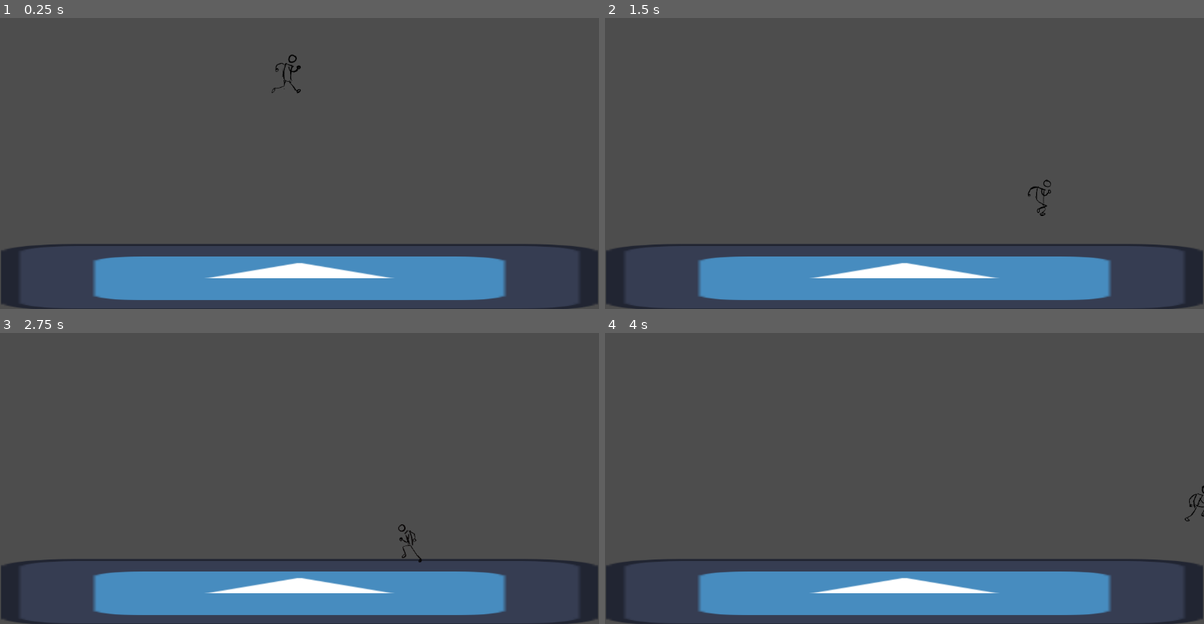
Above: before the commit, frames 1-4 (two rows, left to right).
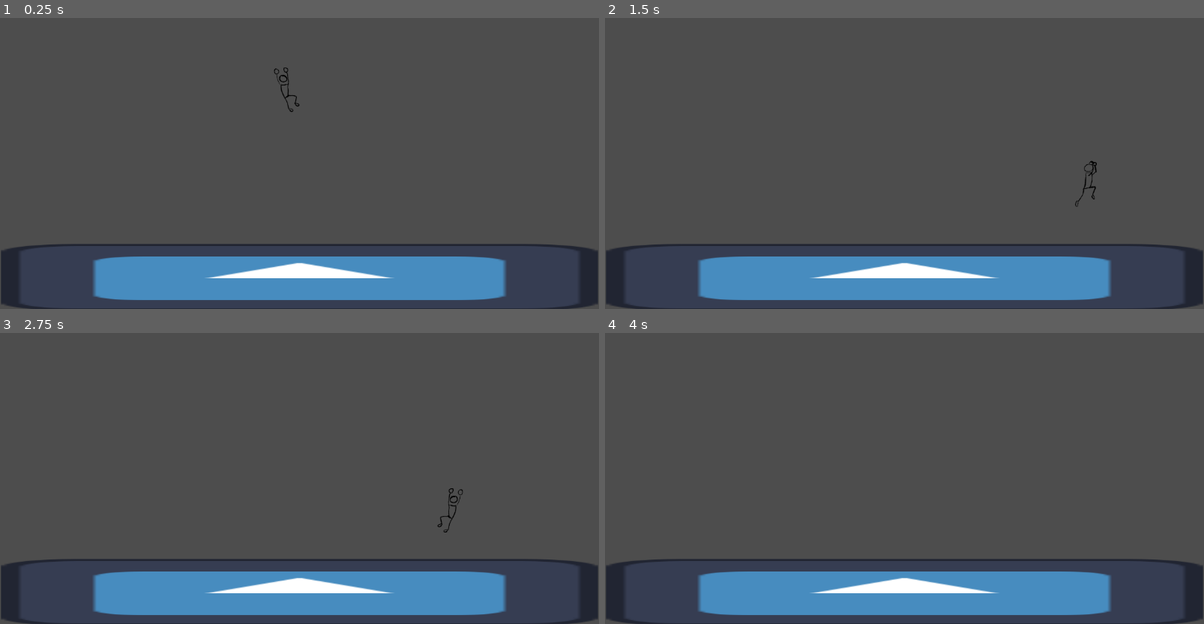
Above: after the commit, the same moments.

Repository: Tetherist/2d-project
Game: Godot game, scene res://Scenes/world.tscn
Two runs of this game, one before a commit and one after it. Both use one fixed random seed, a clock stepped at 60 frames per second and the inputs below. The engine's default icon, where the game draws it, is replaced by a stand-in: a white triangle on a blue panel in a dark square.
Inputs:
- Up to frame 1 (0.25 s): no input
- Up to frame 2 (1.5 s): hold W (jump) 0.53-1.28 s; hold D (move_right) from 0.53 s (still down); tap W (jump) at 1.35 s
- Up to frame 3 (2.75 s): tap W (jump) at 1.52, 1.82 s; release D (move_right) at 2.03 s; hold A (move_left) from 2.03 s (still down); hold W (jump) from 2.03 s (still down)
- Up to frame 4 (4 s): release A (move_left) at 2.78 s; release W (jump) at 2.78 s; hold D (move_right) from 2.78 s (still down); tap W (jump) at 2.85, 3.02, 3.32 s; hold W (jump) from 3.53 s (still down)

The runs differ from the first frame. In frame 1, 0.2% of the frame differs, in the area x 45-51%, y 12-33%; in frame 2, 0.2%; in frame 3, 0.2%; in frame 4, less than 0.1%.

Commit message:
added some things
- variable jump height
- gravity decreasing when apex of jump is reached
- jump animations :P

Diff:
--- a/Scenes/player.tscn
+++ b/Scenes/player.tscn
@@ -1,9 +1,12 @@
-[gd_scene load_steps=27 format=3 uid="uid://dwrvbwfrrf0mw"]
+[gd_scene load_steps=34 format=3 uid="uid://dwrvbwfrrf0mw"]
 
 [ext_resource type="Script" uid="uid://c4tlwuxgjjmhd" path="res://Scripts/player.gd" id="1_cvnsp"]
 [ext_resource type="Texture2D" uid="uid://d0kno6aentxq5" path="res://Art/Animations/Stickman-Dude/Idle/frame0001.png" id="2_fs7ks"]
+[ext_resource type="Texture2D" uid="uid://kebjf5osd2wx" path="res://Art/Animations/Stickman-Dude/Jump/jump0004.png" id="2_ypfnu"]
 [ext_resource type="Texture2D" uid="uid://ce0sk2c456hpa" path="res://Art/Animations/Stickman-Dude/Idle/frame0002.png" id="3_l6n3p"]
+[ext_resource type="Texture2D" uid="uid://bgrgo5oyx8i3k" path="res://Art/Animations/Stickman-Dude/Jump/jump0005.png" id="3_xuaoq"]
 [ext_resource type="Texture2D" uid="uid://hy2cy7iuwdam" path="res://Art/Animations/Stickman-Dude/Idle/frame0003.png" id="4_olqyp"]
+[ext_resource type="Texture2D" uid="uid://d1va2rvibk3ka" path="res://Art/Animations/Stickman-Dude/Jump/jump0007.png" id="4_wohnl"]
 [ext_resource type="Texture2D" uid="uid://bw1sk403sw73v" path="res://Art/Animations/Stickman-Dude/Idle/frame0004.png" id="5_wpjfl"]
 [ext_resource type="Texture2D" uid="uid://t7a0vvc1f3hb" path="res://Art/Animations/Stickman-Dude/Idle/frame0005.png" id="6_bi64h"]
 [ext_resource type="Texture2D" uid="uid://bq4j1fr0oy4b" path="res://Art/Animations/Stickman-Dude/Idle/frame0006.png" id="7_2ijsl"]
@@ -13,9 +16,13 @@
 [ext_resource type="Texture2D" uid="uid://dws82qh20xli8" path="res://Art/Animations/Stickman-Dude/Idle/frame0010.png" id="11_fs7ks"]
 [ext_resource type="Texture2D" uid="uid://ce6praussv1n2" path="res://Art/Animations/Stickman-Dude/Running/frame0011.png" id="12_83xs0"]
 [ext_resource type="Texture2D" uid="uid://df1auydrjwwm0" path="res://Art/Animations/Stickman-Dude/Running/frame0012.png" id="13_ypfnu"]
+[ext_resource type="Texture2D" uid="uid://dp2vbjhvd7p86" path="res://Art/Animations/Stickman-Dude/Jump/jump0001.png" id="14_wohnl"]
 [ext_resource type="Texture2D" uid="uid://bwlw1ekt67ayu" path="res://Art/Animations/Stickman-Dude/Running/frame0013.png" id="14_xuaoq"]
+[ext_resource type="Texture2D" uid="uid://bqwldqqbwnk1e" path="res://Art/Animations/Stickman-Dude/Jump/jump0006.png" id="15_36dho"]
 [ext_resource type="Texture2D" uid="uid://bldcys7gwkaj2" path="res://Art/Animations/Stickman-Dude/Running/frame0014.png" id="15_wohnl"]
 [ext_resource type="Texture2D" uid="uid://yio6bwbhs8f4" path="res://Art/Animations/Stickman-Dude/Running/frame0015.png" id="16_36dho"]
+[ext_resource type="Texture2D" uid="uid://3inu8tdei621" path="res://Art/Animations/Stickman-Dude/Jump/jump0002.png" id="16_yh6i2"]
+[ext_resource type="Texture2D" uid="uid://cd0boju3q421n" path="res://Art/Animations/Stickman-Dude/Jump/jump0003.png" id="17_nv4vc"]
 [ext_resource type="Texture2D" uid="uid://wlumwv66bbtm" path="res://Art/Animations/Stickman-Dude/Running/frame0016.png" id="17_yh6i2"]
 [ext_resource type="Texture2D" uid="uid://g5ukj7u3c3ud" path="res://Art/Animations/Stickman-Dude/Running/frame0017.png" id="18_nv4vc"]
 [ext_resource type="Texture2D" uid="uid://yxxy1oqhehvs" path="res://Art/Animations/Stickman-Dude/Running/frame0018.png" id="19_8gxox"]
@@ -31,6 +38,20 @@
 
 [sub_resource type="SpriteFrames" id="SpriteFrames_11gg7"]
 animations = [{
+"frames": [{
+"duration": 1.0,
+"texture": ExtResource("3_xuaoq")
+}, {
+"duration": 1.0,
+"texture": ExtResource("15_36dho")
+}, {
+"duration": 1.0,
+"texture": ExtResource("4_wohnl")
+}],
+"loop": true,
+"name": &"falling",
+"speed": 6.0
+}, {
 "frames": [{
 "duration": 1.0,
 "texture": ExtResource("2_fs7ks")
@@ -64,6 +85,28 @@
 }],
 "loop": true,
 "name": &"idle",
+"speed": 6.0
+}, {
+"frames": [{
+"duration": 1.0,
+"texture": ExtResource("14_wohnl")
+}],
+"loop": true,
+"name": &"jump_start",
+"speed": 5.0
+}, {
+"frames": [{
+"duration": 1.0,
+"texture": ExtResource("16_yh6i2")
+}, {
+"duration": 1.0,
+"texture": ExtResource("17_nv4vc")
+}, {
+"duration": 1.0,
+"texture": ExtResource("2_ypfnu")
+}],
+"loop": true,
+"name": &"rising",
 "speed": 6.0
 }, {
 "frames": [{
@@ -106,8 +149,8 @@
 
 [node name="AnimatedSprite2D" type="AnimatedSprite2D" parent="."]
 sprite_frames = SubResource("SpriteFrames_11gg7")
-animation = &"run"
-frame_progress = 0.8124598
+animation = &"rising"
+frame_progress = 0.62181157
 
 [node name="StateMachine" type="Node" parent="." node_paths=PackedStringArray("initial_state")]
 script = ExtResource("20_wpjfl")
--- a/Scenes/world.tscn
+++ b/Scenes/world.tscn
@@ -23,4 +23,3 @@
 
 [node name="Player" parent="." instance=ExtResource("2_go701")]
 position = Vector2(552, 141)
-JUMP_VELOCITY = -300.0
--- a/Scripts/States/Air/air.gd
+++ b/Scripts/States/Air/air.gd
@@ -1,13 +1,30 @@
 extends State
 
 func enter():
-	pass
+	# if rising
+	if player.velocity.y < 0:
+		player.animated_sprite.play("rising")
+	# if falling
+	elif player.velocity.y > 0:
+		player.animated_sprite.play("falling")
 
 func physics_update(delta: float):
+	var current_gravity = player.gravity
+
+	# variable jump height
+	if player.velocity.y < 0 and not Input.is_action_pressed("jump"):
+		current_gravity *= 2.0
+
+	# if player going down, increase gravity
+	if player.velocity.y > 0:
+		current_gravity *= 1.5
+
 	# gravity
-	player.velocity += player.get_gravity() * delta
+	player.velocity.y += current_gravity * delta
 
 
+
+	# horizontal movement in the air
 	var direction = Input.get_axis("move_left", "move_right")
 	if direction != 0:
 		player.velocity.x = direction * player.SPEED
--- a/Scripts/States/Air/jump.gd
+++ b/Scripts/States/Air/jump.gd
@@ -2,4 +2,5 @@
 
 func enter():
 	player.velocity.y = player.JUMP_VELOCITY
+	player.animated_sprite.play("jump_start")
 	state_machine.transition_to("Air")
--- a/Scripts/player.gd
+++ b/Scripts/player.gd
@@ -1,7 +1,8 @@
 extends CharacterBody2D
 
 # variables
-@export var SPEED = 300.0
+@onready var gravity = ProjectSettings.get_setting("physics/2d/default_gravity")
+@export var SPEED = 400.0
 @export var JUMP_VELOCITY = -400.0
 
 # references
Binary file added: Art/Animations/Stickman-Dude/Jump/jump0001.png
Not shown, added: Art/Animations/Stickman-Dude/Jump/jump0001.png.import
Binary file added: Art/Animations/Stickman-Dude/Jump/jump0002.png
Not shown, added: Art/Animations/Stickman-Dude/Jump/jump0002.png.import
Binary file added: Art/Animations/Stickman-Dude/Jump/jump0003.png
Not shown, added: Art/Animations/Stickman-Dude/Jump/jump0003.png.import
Binary file added: Art/Animations/Stickman-Dude/Jump/jump0004.png
Not shown, added: Art/Animations/Stickman-Dude/Jump/jump0004.png.import
Binary file added: Art/Animations/Stickman-Dude/Jump/jump0005.png
Not shown, added: Art/Animations/Stickman-Dude/Jump/jump0005.png.import
Binary file added: Art/Animations/Stickman-Dude/Jump/jump0006.png
Not shown, added: Art/Animations/Stickman-Dude/Jump/jump0006.png.import
(and 4 more such lines)
